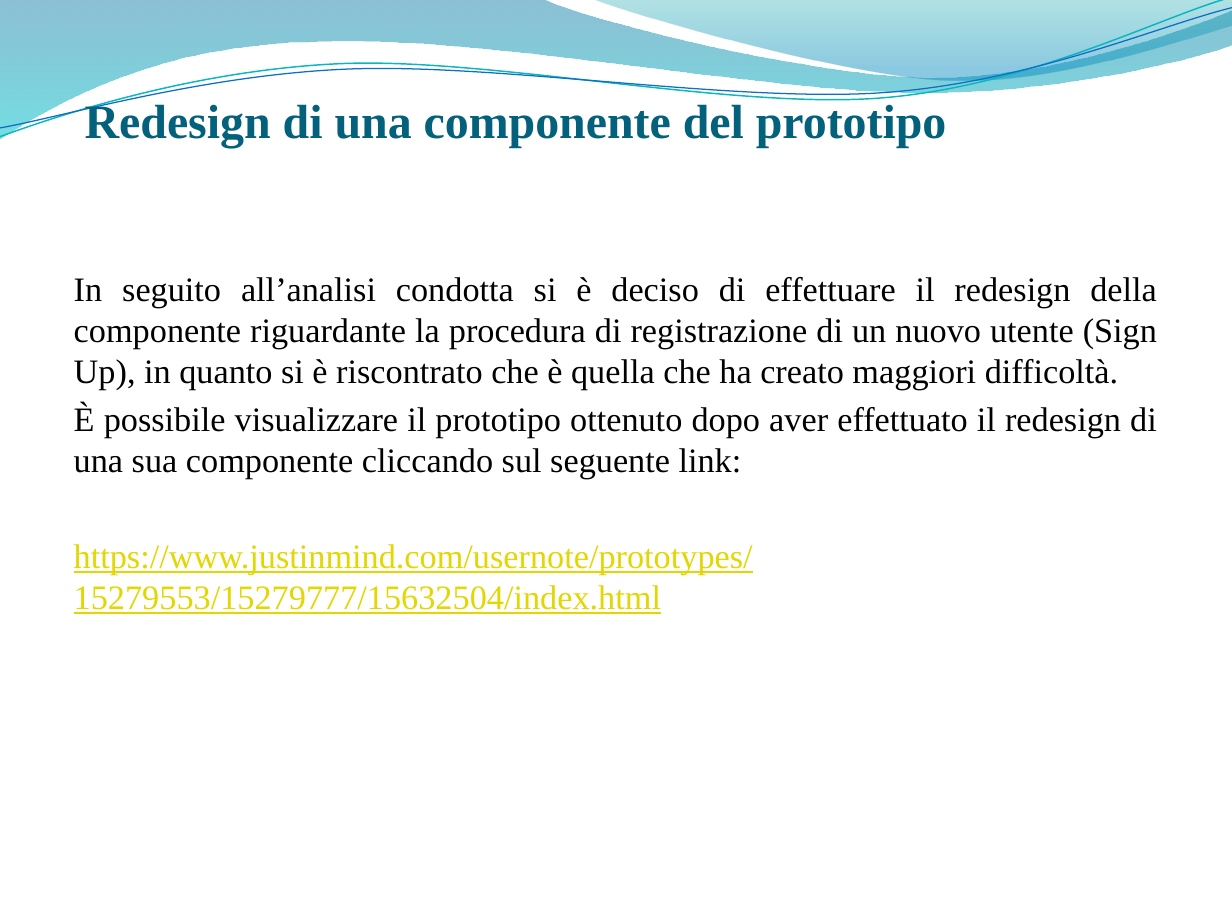
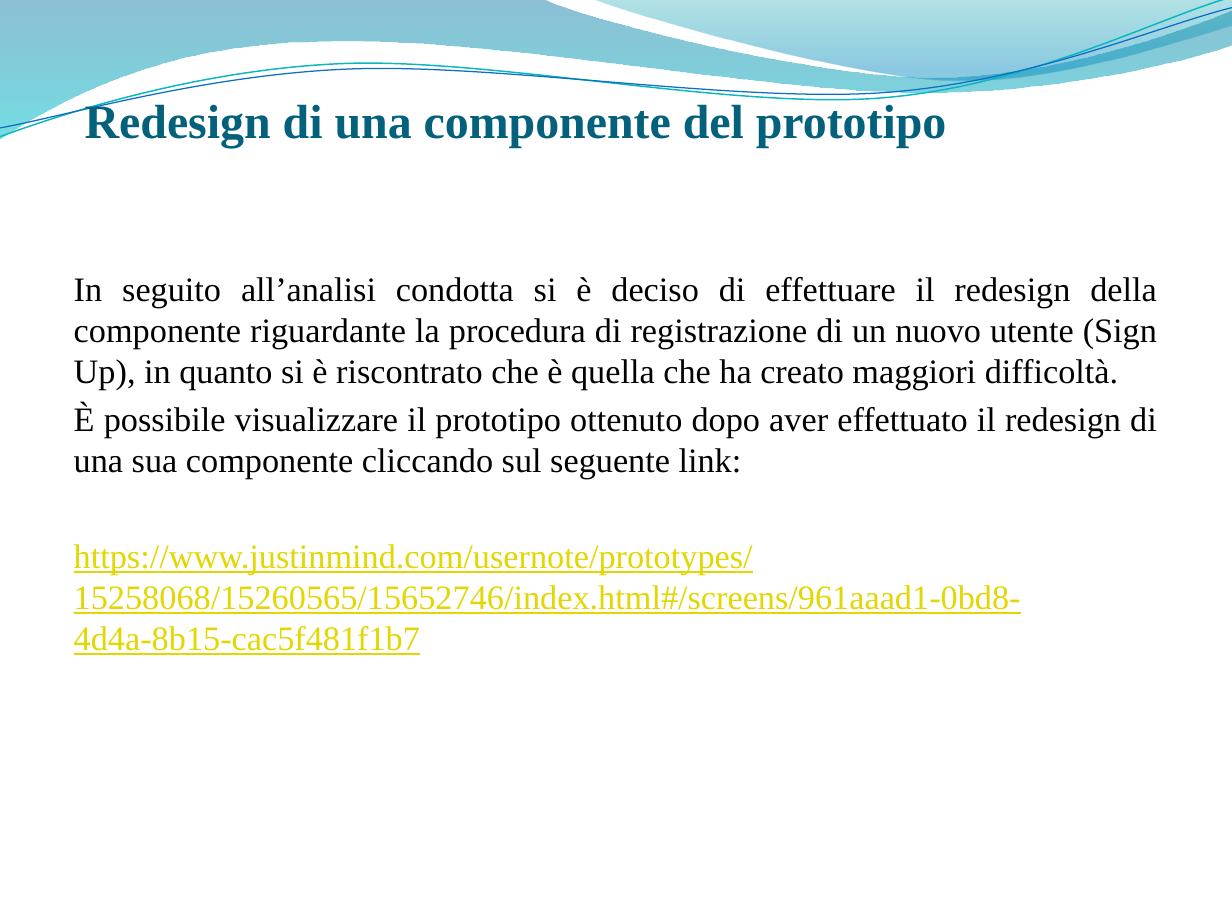
Before and after one commit to giusmastro91/Cognitive-systems, a slide deck: slide 40 of Prova_6/Leone_Mastrosimone_PresentazioneProgetto.pptx. Drawn at 1232x924 pixels with LibreOffice and Linux fonts; fonts in the diff are those of the drawing; background and template pictures are left out. Boxes give left, top, right and bottom in pixels: in the first picture for what was removed or moved away, otherwise in the second. Text is boxed around its words. In the diff, an @@ line names an element or a change of style, - is before the commit and + after.

```diff
--- a/Prova_6/Leone_Mastrosimone_PresentazioneProgetto.pptx
+++ b/Prova_6/Leone_Mastrosimone_PresentazioneProgetto.pptx
@@ text at bbox=[74, 544, 1021, 655]: text changed @@
-https://www.justinmind.com/usernote/prototypes/15279553/15279777/15632504/index.html
+https://www.justinmind.com/usernote/prototypes/15258068/15260565/15652746/index.html#/screens/961aaad1-0bd8-4d4a-8b15-cac5f481f1b7
```
Also in this commit, not shown: 1 other slide changed.
